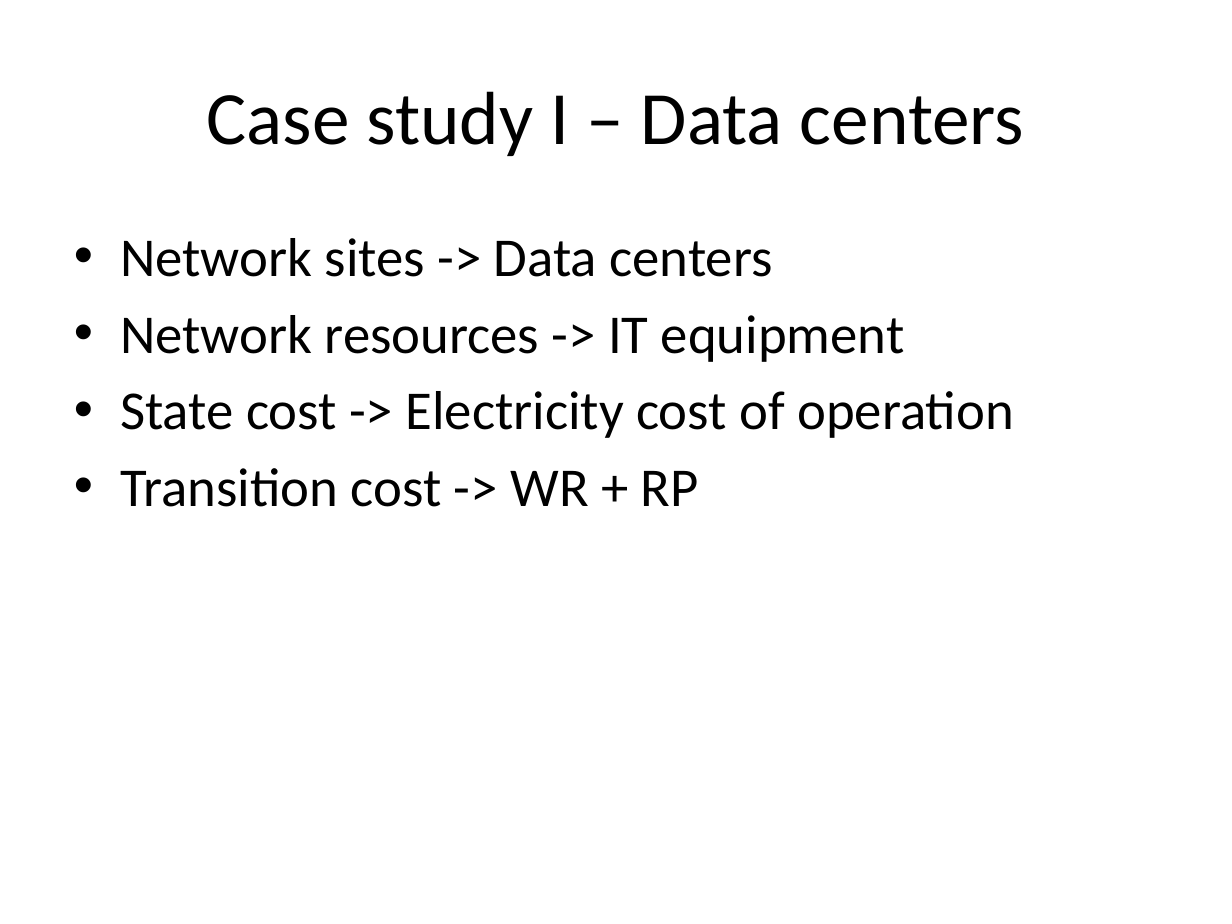
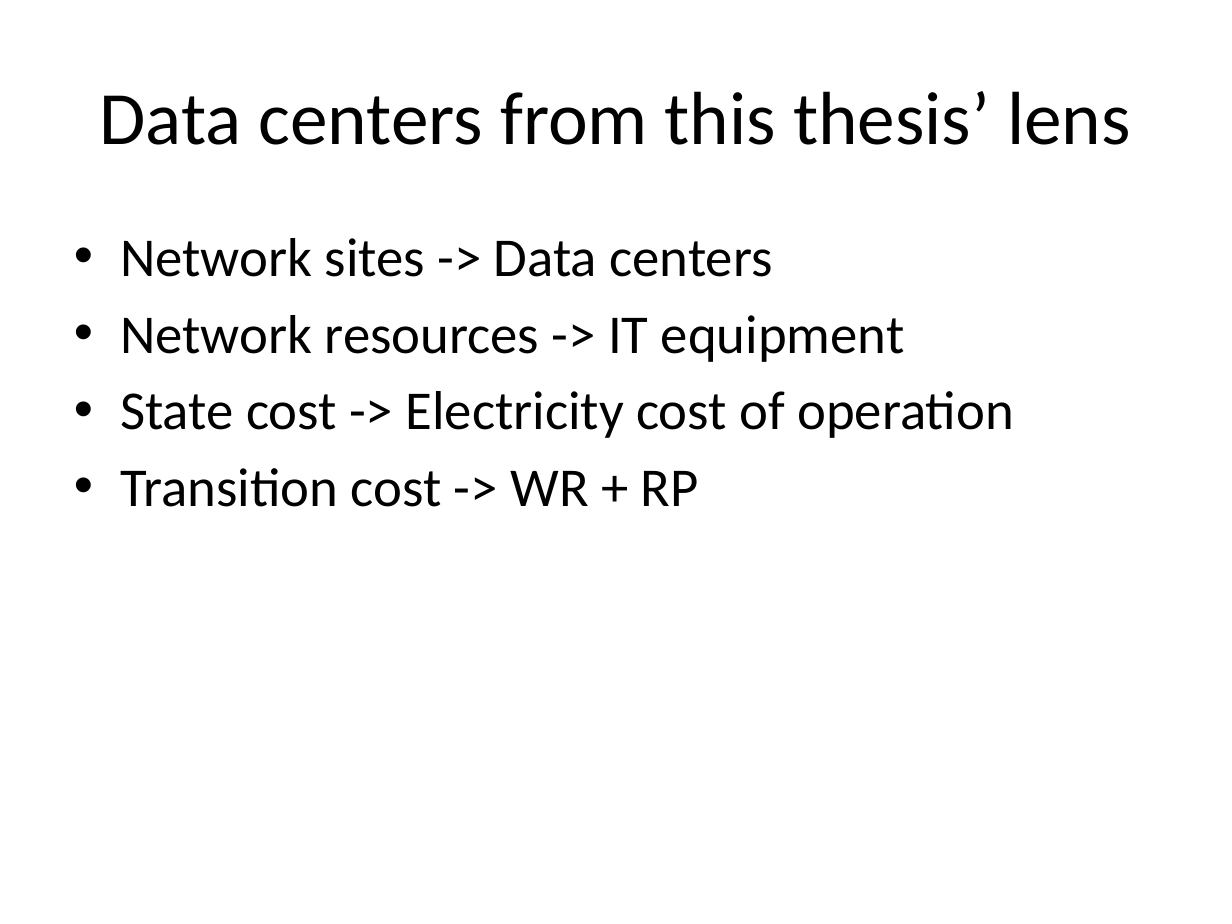
Before and after one commit to msaqib/Dissertation, a slide deck: slide 33 of RED-BL.pptx (slide 21 before the commit). Drawn at 1232x924 pixels with LibreOffice and Linux fonts; fonts in the diff are those of the drawing. Boxes give left, top, right and bottom in pixels: in the first picture for what was removed or moved away, otherwise in the second. Text is boxed around its words. In the diff, an @@ line names an element or a change of style, - is before the commit and + after.

```diff
--- a/RED-BL.pptx
+++ b/RED-BL.pptx
@@ title at [100,91,1131,145]: text changed @@
-Case study I – Data centers
+Data centers from this thesis’ lens
```
Also in this commit, not shown: 2 other slides changed, 26 slides added, 1 slide removed.
